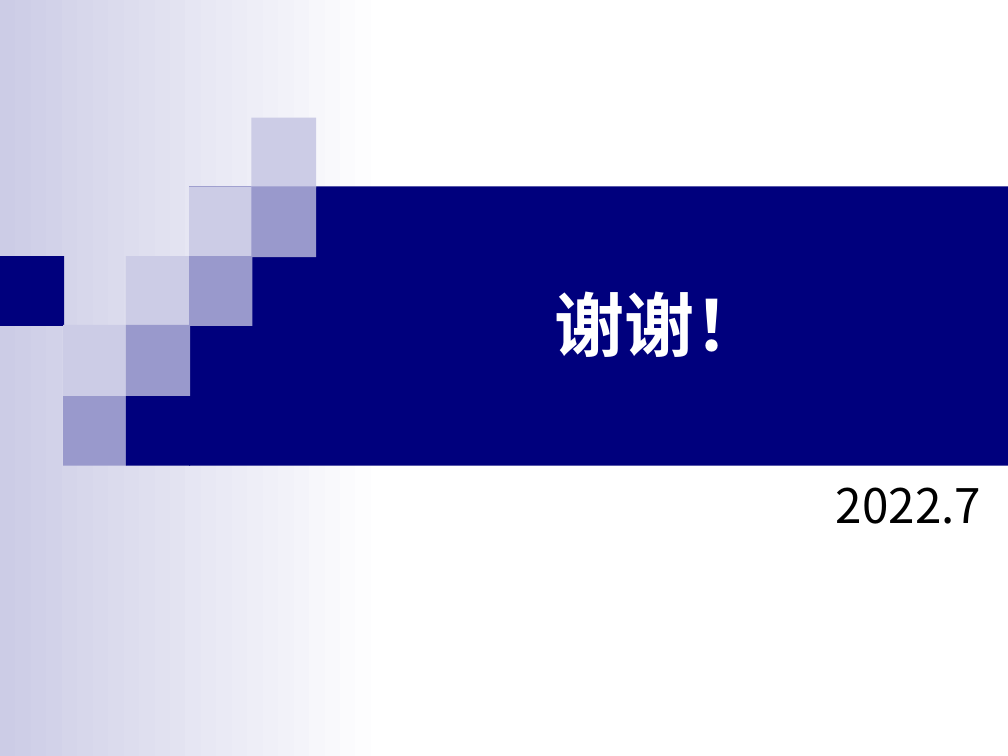
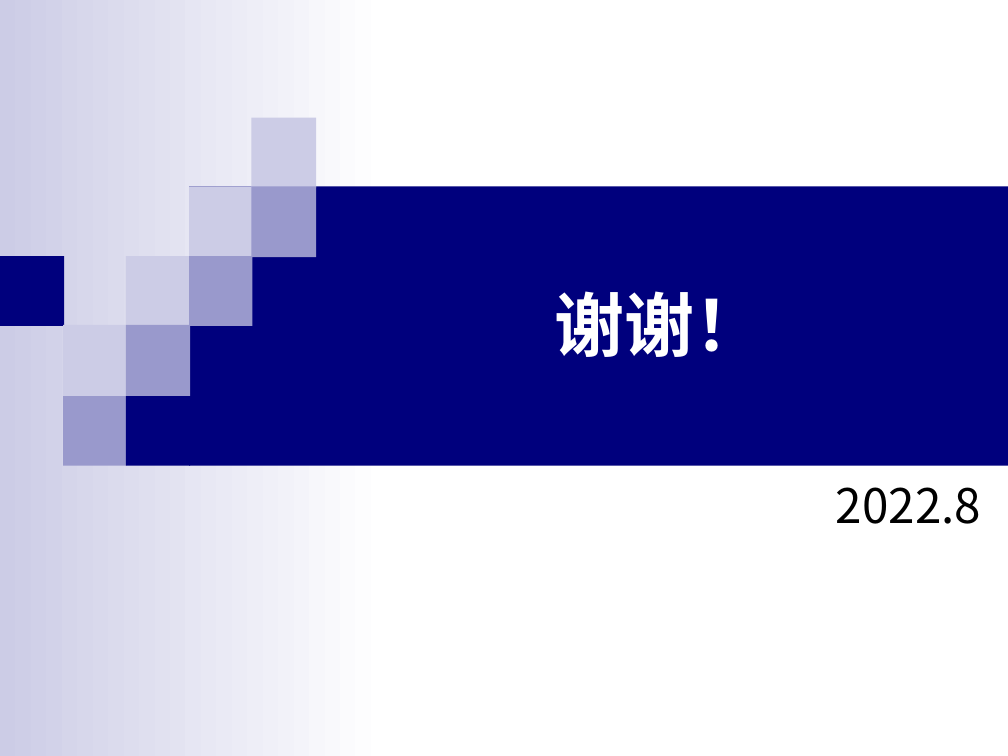
Before and after one commit to HITSZ-OpenAuto/EE1011A, a slide deck: slide 38 of materials/2022暑期电路补习（全9讲）资料/电路复习5 频率特性和谐振现象/电路复习5.pptx. Drawn at 1008x756 pixels with LibreOffice and Linux fonts; fonts in the diff are those of the drawing. Boxes give left, top, right and bottom in pixels: in the first picture for what was removed or moved away, otherwise in the second. Text is boxed around its words. In the diff, an @@ line names an element or a change of style, - is before the commit and + after.

```diff
--- a/materials/2022暑期电路补习（全9讲）资料/电路复习5 频率特性和谐振现象/电路复习5.pptx
+++ b/materials/2022暑期电路补习（全9讲）资料/电路复习5 频率特性和谐振现象/电路复习5.pptx
@@ subtitle at (836, 487, 981, 524): text changed @@
-2022.7
+2022.8
```
Also in this commit, not shown: 7 other slides changed, 4 slides added, 4 slides removed, 1 other file.
